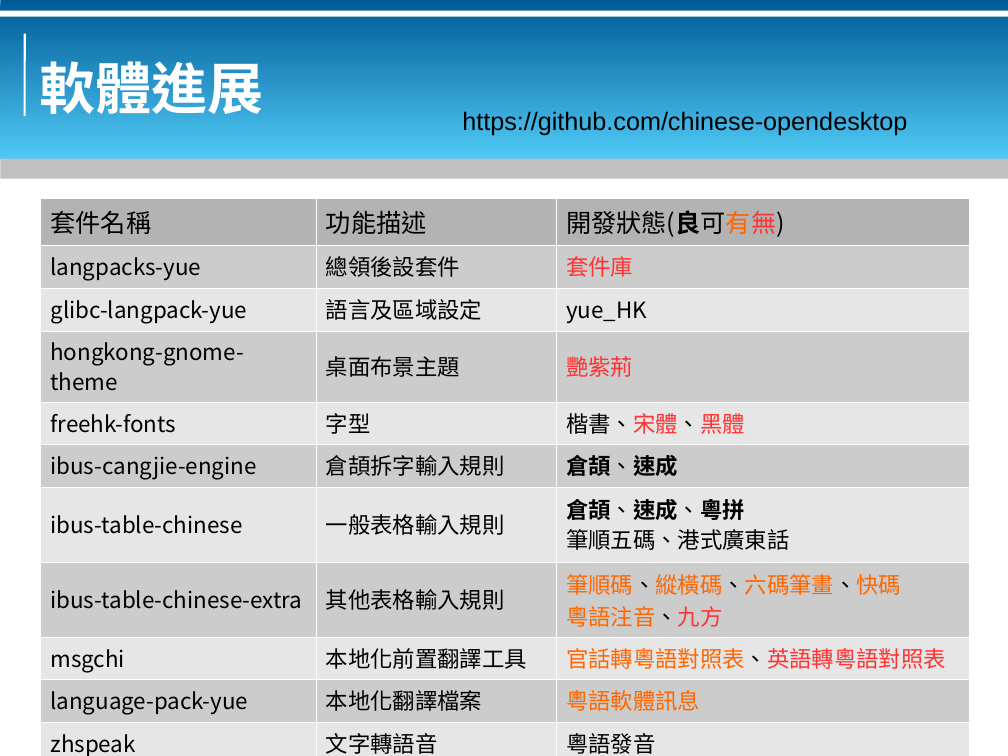
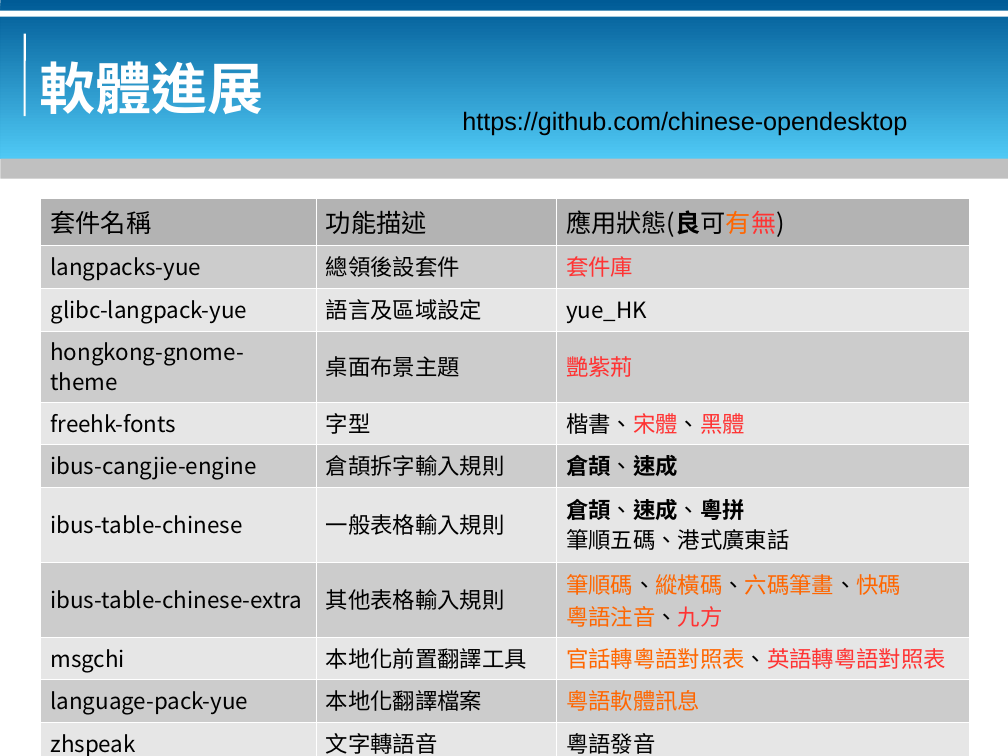
Before and after one commit to bluebat/.presentations, a slide deck: slide 8 of look-at-yue-desktop.odp. Drawn at 1008x756 pixels with LibreOffice and Linux fonts; fonts in the diff are those of the drawing; background and template pictures are left out. Boxes give left, top, right and bottom in pixels: in the first picture for what was removed or moved away, otherwise in the second. Text is boxed around its words. In the diff, an @@ line names an element or a change of style, - is before the commit and + after.

```diff
--- a/look-at-yue-desktop.odp
+++ b/look-at-yue-desktop.odp
@@ table at [40,199,969,756] @@
-row 1, column 3: 開發狀態(良可有無)
+row 1, column 3: 應用狀態(良可有無)
```
Also in this commit, not shown: 3 other slides changed, 3 other files.
